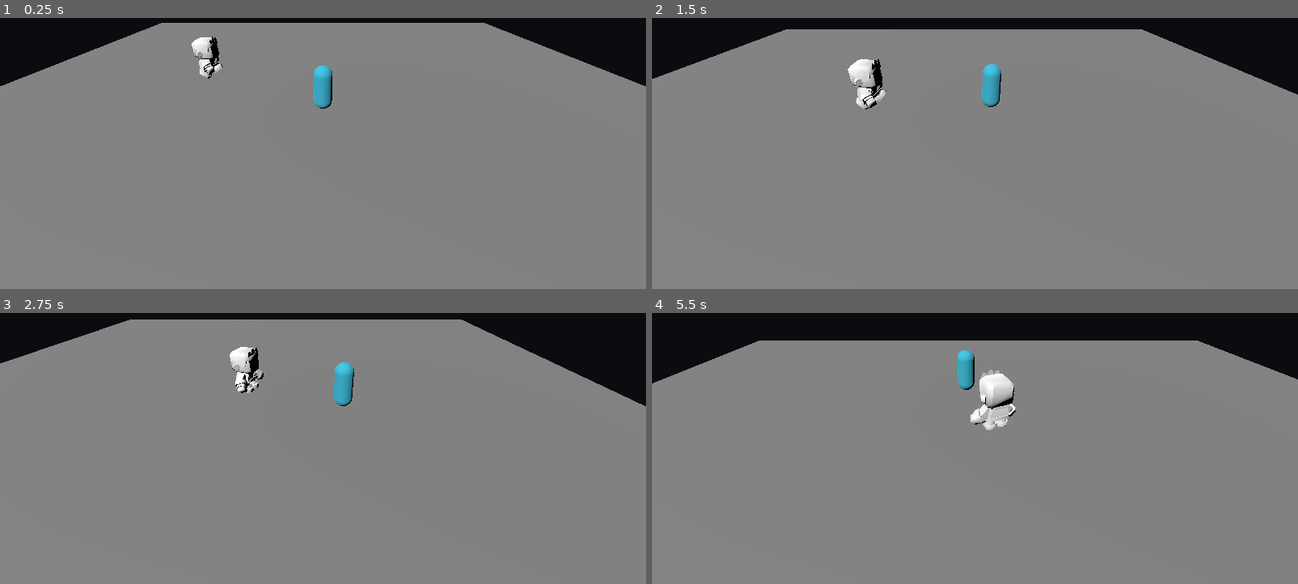
Above: before the commit, frames 1-4 (two rows, left to right).
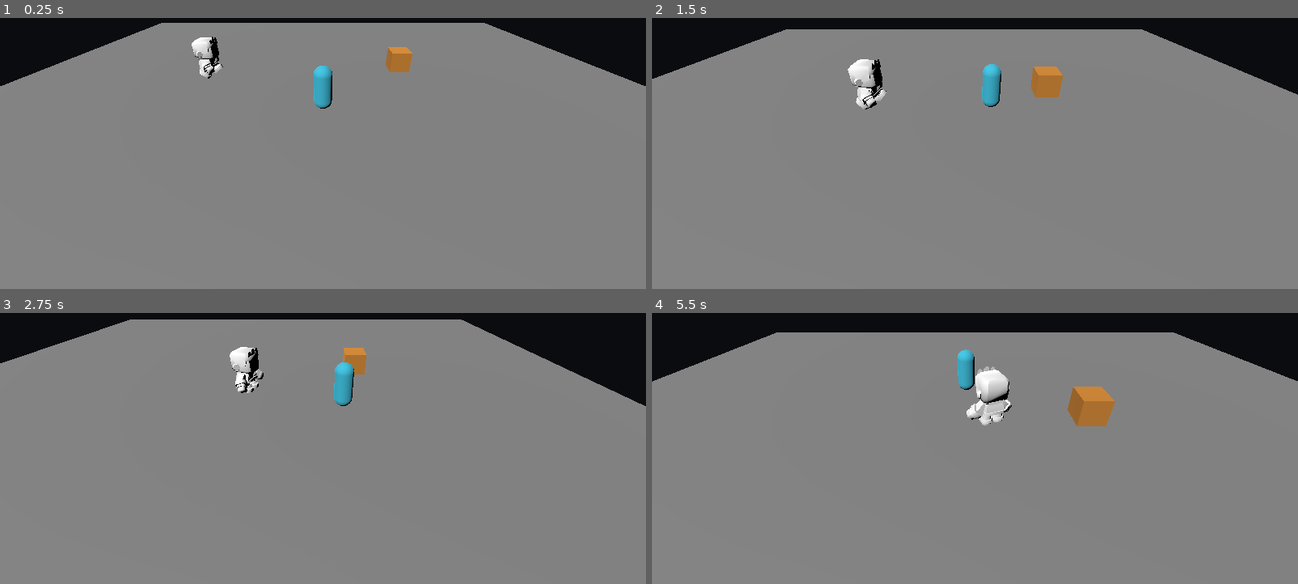
Above: after the commit, the same moments.

Repository: gabrielagudelo777-max/el-inquieto-videojuego
Game: Godot game, scene res://main.tscn
Two runs of this game, one before a commit and one after it. Both use one fixed random seed, a clock stepped at 60 frames per second and the inputs below.
Inputs:
- Up to frame 1 (0.25 s): no input
- Up to frame 2 (1.5 s): hold D (move_right) 0.53-1.28 s; tap Shift (dash) at 0.6, 1.35 s; hold S (move_down) from 1.28 s (still down)
- Up to frame 3 (2.75 s): release S (move_down) at 2.03 s; hold D (move_right) from 2.03 s (still down); tap Shift (dash) at 2.1 s
- Up to frame 4 (5.5 s): release D (move_right) at 2.78 s; hold W (move_up) 2.78-3.53 s; tap Shift (dash) every 0.75 s from 2.85 to 5.1 s; hold A (move_left) 3.53-5.03 s; hold S (move_down) from 5.03 s (still down)

The runs differ from the first frame. In frame 1, 0.3% of the frame differs, in the area x 59-64%, y 10-20%; in frame 2, 0.5%; in frame 3, 0.3%; in frame 4, 3.9%, in the area x 0-100%, y 7-44%.

Commit message:
T8 N1 - Tarea B - grupo y mas cercano

Diff:
--- /dev/null
+++ b/interactuar.gd
@@ -0,0 +1,31 @@
+extends Node
+
+@onready var pj = get_parent()
+
+var cuadro = 0
+
+
+func _physics_process(_delta):
+	cuadro += 1
+	if cuadro % 30 == 0:
+		var obj = mas_cercano()
+		if obj == null:
+			print("no hay nada en el grupo interactivos")
+		else:
+			var distancia = snappedf(distancia_a(obj), 0.01)
+			print("objeto mas cercano: ", obj.name, " a ", distancia, " m")
+
+
+func mas_cercano():
+	var mejor = null
+	for obj in get_tree().get_nodes_in_group("interactivos"):
+		var distancia = distancia_a(obj)
+		if mejor == null or distancia < distancia_a(mejor):
+			mejor = obj
+	return mejor
+
+
+func distancia_a(obj):
+	var a = Vector2(pj.global_position.x, pj.global_position.z)
+	var b = Vector2(obj.global_position.x, obj.global_position.z)
+	return a.distance_to(b)
--- a/main.tscn
+++ b/main.tscn
@@ -4,6 +4,7 @@
 [ext_resource type="Script" uid="uid://qmgeh2bmjvke" path="res://personaje.gd" id="1_personaje"]
 [ext_resource type="Script" uid="uid://kfkasjehedds" path="res://dash.gd" id="2_dash"]
 [ext_resource type="PackedScene" path="res://guardia.tscn" id="3_guardia"]
+[ext_resource type="Script" path="res://interactuar.gd" id="5_interactuar"]
 
 [sub_resource type="BoxShape3D" id="BoxShape3D_suelo"]
 size = Vector3(30, 0.2, 30)
@@ -21,6 +22,15 @@
 
 [sub_resource type="StandardMaterial3D" id="Material_personaje"]
 albedo_color = Color(0.25, 0.78, 0.9, 1)
+
+[sub_resource type="BoxShape3D" id="BoxShape3D_caja1"]
+size = Vector3(1, 1, 1)
+
+[sub_resource type="BoxMesh" id="BoxMesh_caja1"]
+size = Vector3(1, 1, 1)
+
+[sub_resource type="StandardMaterial3D" id="Material_caja1"]
+albedo_color = Color(0.85, 0.55, 0.2, 1)
 
 [node name="Main" type="Node3D" unique_id=857448286]
 
@@ -50,6 +60,19 @@
 [node name="Dash" type="Node" parent="Personaje" unique_id=728928896]
 script = ExtResource("2_dash")
 
+[node name="Interactuar" type="Node" parent="Personaje"]
+script = ExtResource("5_interactuar")
+
+[node name="Caja1" type="StaticBody3D" parent="." groups=["interactivos"]]
+position = Vector3(4, 0.5, -4)
+
+[node name="CollisionShape3D" type="CollisionShape3D" parent="Caja1"]
+shape = SubResource("BoxShape3D_caja1")
+
+[node name="MeshInstance3D" type="MeshInstance3D" parent="Caja1"]
+mesh = SubResource("BoxMesh_caja1")
+surface_material_override/0 = SubResource("Material_caja1")
+
 [node name="Camera3D" type="Camera3D" parent="." unique_id=1592525109 node_paths=PackedStringArray("objetivo")]
 script = ExtResource("4_camara_sigue")
 objetivo = NodePath("../Personaje")
Not shown, added: interactuar.gd.uid
